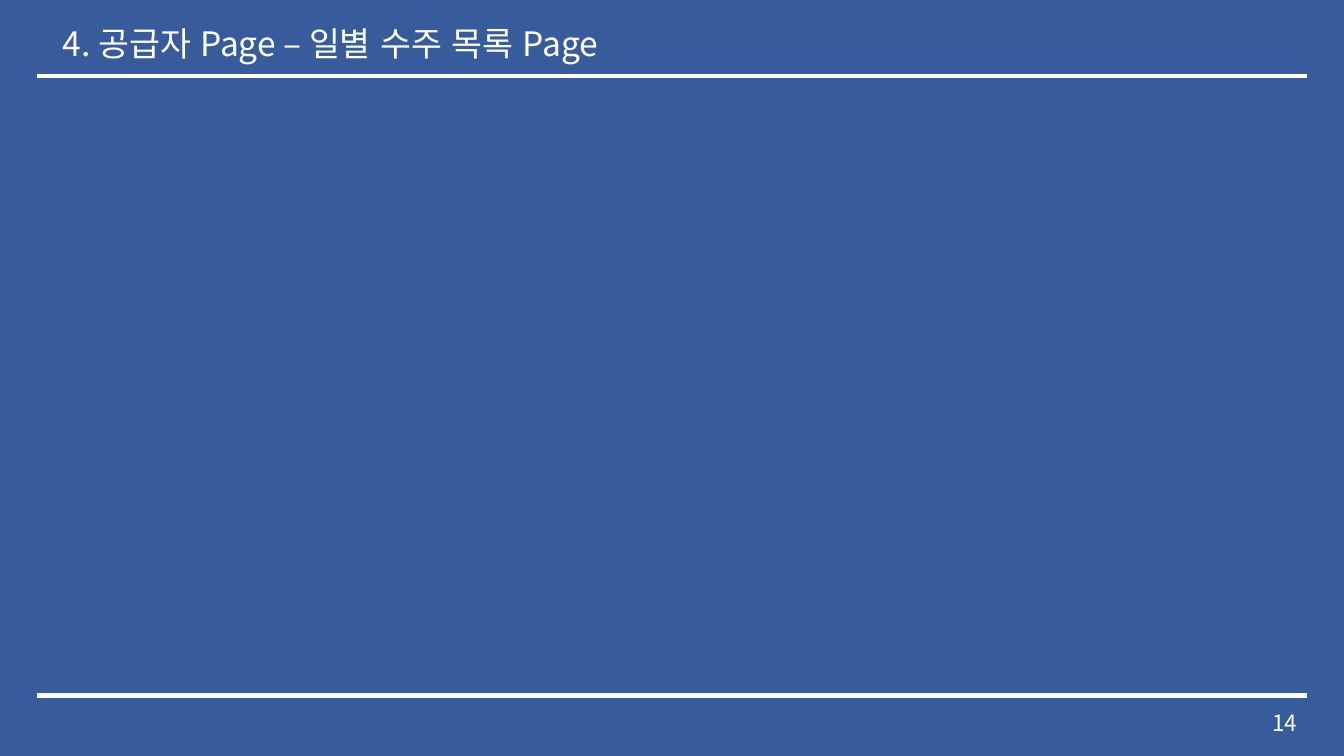
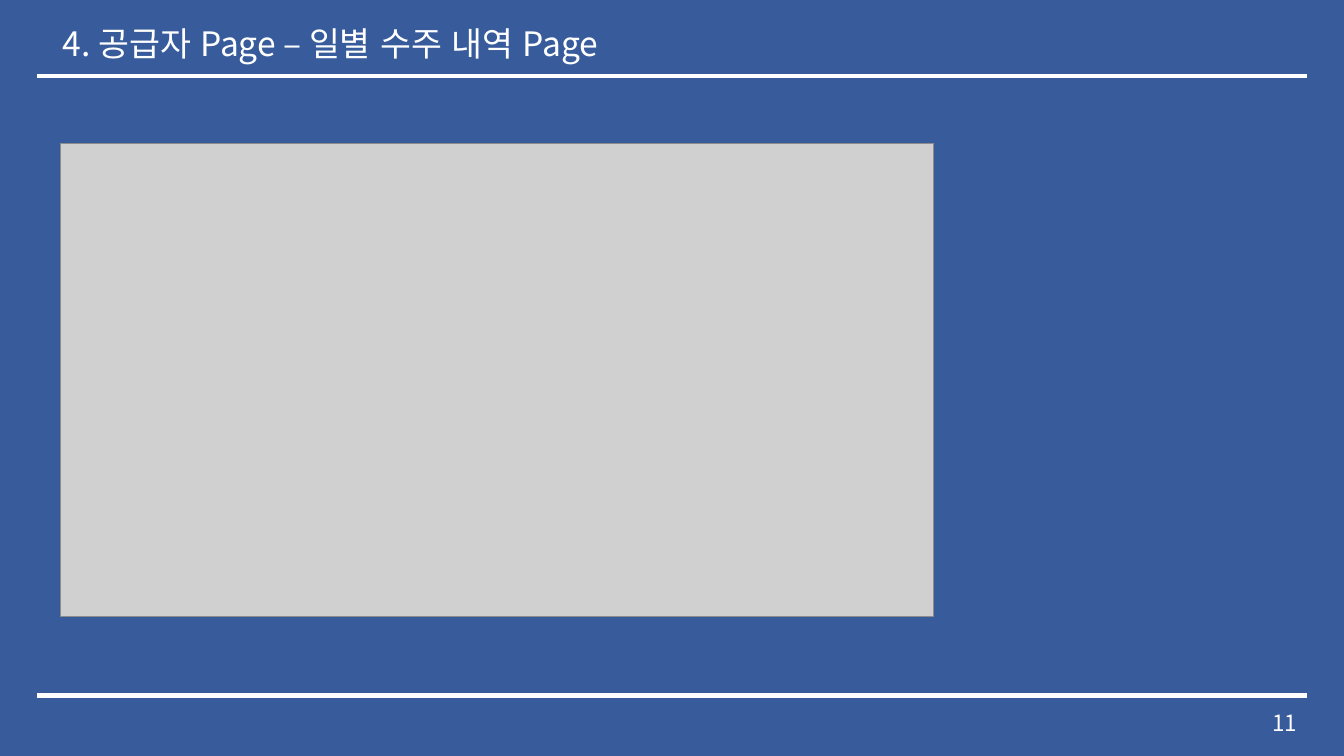
Before and after one commit to lx9203/fulfillmentBlue, a slide deck: slide 11 of Fulfillment 중간발표.pptx (slide 14 before the commit). Drawn at 1344x756 pixels with LibreOffice and Linux fonts; fonts in the diff are those of the drawing; grey boxes stand for pictures. Boxes give left, top, right and bottom in pixels: in the first picture for what was removed or moved away, otherwise in the second. Text is boxed around its words. In the diff, an @@ line names an element or a change of style, - is before the commit and + after.

```diff
--- a/Fulfillment 중간발표.pptx
+++ b/Fulfillment 중간발표.pptx
@@ text at bbox=[63, 28, 599, 65]: text changed @@
-4. 공급자 Page – 일별 수주 목록 Page
+4. 공급자 Page – 일별 수주 내역 Page
@@ picture added at bbox=[60, 143, 934, 616] @@
@@ page number at bbox=[1272, 714, 1297, 731]: text changed @@
-14
+11
```
Also in this commit, not shown: 10 other slides changed, 3 slides removed, 15 other files.
